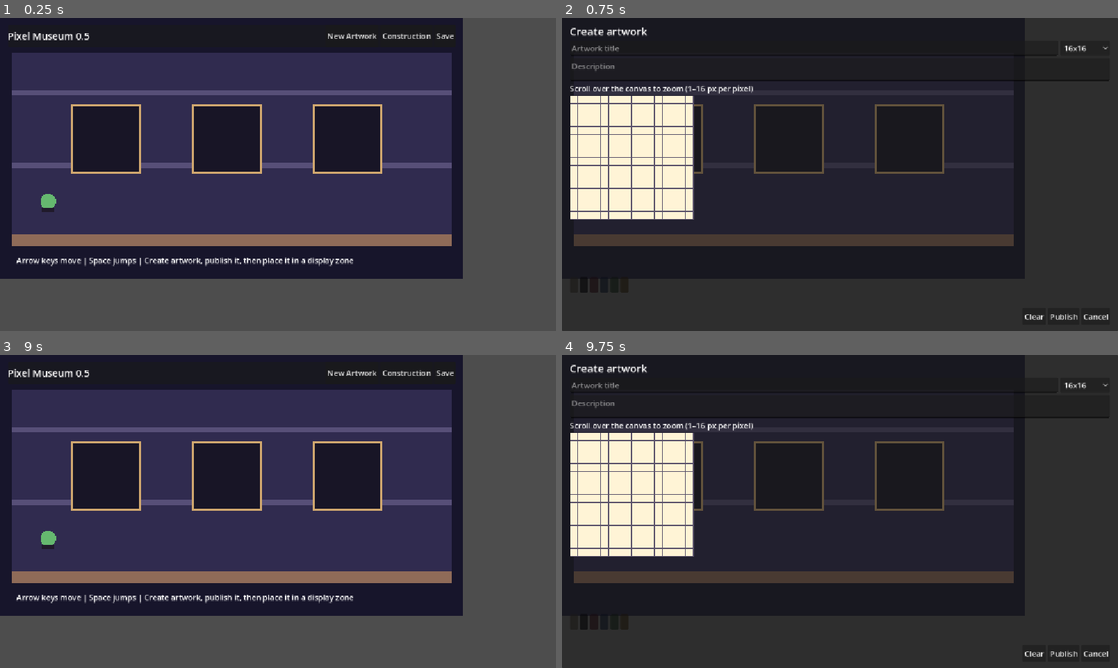
Above: before the commit, frames 1-4 (two rows, left to right).
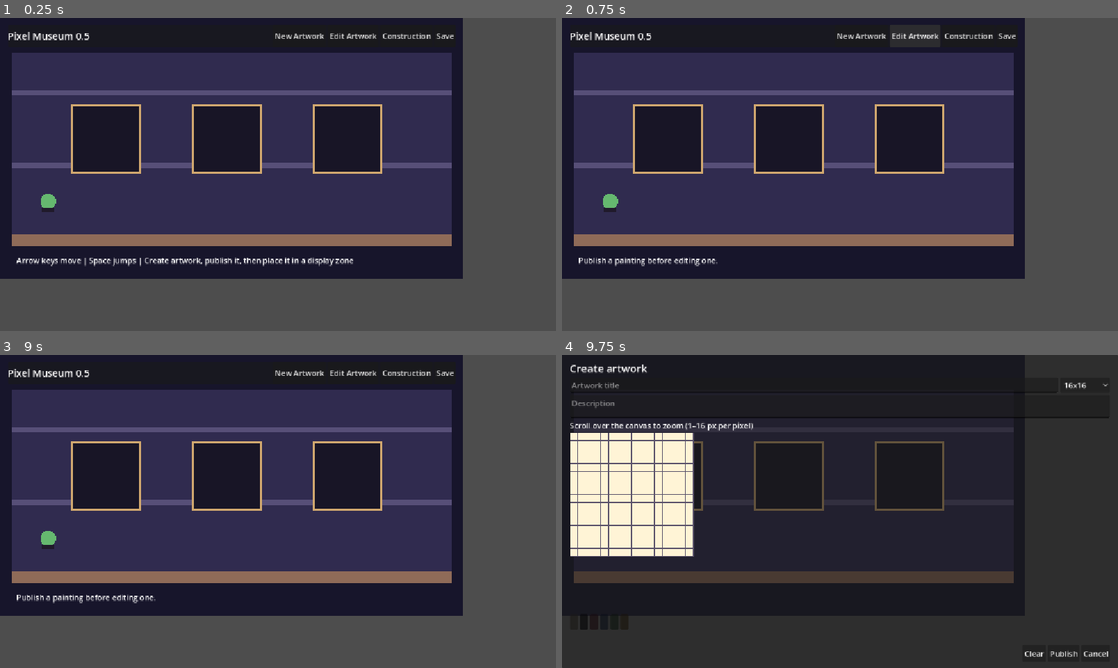
Above: after the commit, the same moments.

Repository: Yhtomitos/PixelMuseum
Game: Godot game, scene res://node_2d.tscn
Two runs of this game, one before a commit and one after it. Both use one fixed random seed, a clock stepped at 60 frames per second and the inputs below.
Inputs (mouse positions are in pixels of both pictures, inside the frame that each line leads up to):
- Up to frame 1 (0.25 s): no input
- Up to frame 2 (0.75 s): click (912, 36) at 0.5 s, where only the run after the commit has a clickable "Edit Artwork"
- Up to frame 3 (9 s): click (300, 373) at 1.25 s, where only the run after the commit has a clickable "New Artwork"; click "16x16" at 2 s; click (11, 621) at 2.77 s; click (22, 621) at 3.52 s; click (33, 621) at 4.27 s; click (44, 621) at 5.02 s; click (50, 621) at 5.77 s; click (61, 621) at 6.52 s; click "Clear" at 7.25 s; click "Publish" at 8 s; click "Cancel" at 8.75 s
- Up to frame 4 (9.75 s): click "New Artwork" at 9.5 s

The runs differ from the first frame. In frame 1, 0.1% of the frame differs, in the area x 49-65%, y 4-7%; in frame 2, 76%, in the area x 0-100%, y 0-100%; in frame 3, 1.0%; in frame 4, nothing differs.

Commit message:
Added a separate top-panel Edit Artwork option.
Opens the artwork gallery without requiring a frame click.
Frame clicks remain dedicated to placing or replacing paintings.
Standalone edit mode disables placement selection and highlights the Edit action.

Diff:
--- a/scripts/gallery_picker.gd
+++ b/scripts/gallery_picker.gd
@@ -26,7 +26,7 @@
 	var column := VBoxContainer.new()
 	margin.add_child(column)
 	var heading := Label.new()
-	heading.text = "Choose a painting for this frame"
+	heading.text = "Choose a painting for this frame" if not zone_id.is_empty() else "Edit your artworks"
 	heading.add_theme_font_size_override("font_size", 20)
 	column.add_child(heading)
 	var controls := HBoxContainer.new()
@@ -92,14 +92,15 @@
 		button.alignment = HORIZONTAL_ALIGNMENT_LEFT
 		button.size_flags_horizontal = Control.SIZE_EXPAND_FILL
 		button.text = "%s  |  %sx%s  |  %s" % [artwork.get("title", "Untitled"), artwork.get("width", 0), artwork.get("height", 0), artwork.get("published_at", "")]
-		button.disabled = AppState.is_artwork_displayed(String(artwork.get("id", "")))
+		button.disabled = zone_id.is_empty() or AppState.is_artwork_displayed(String(artwork.get("id", "")))
 		button.pressed.connect(_select_artwork.bind(String(artwork.get("id", ""))))
 		row.add_child(button)
-		var edit := Button.new()
-		edit.text = "Edit"
-		edit.tooltip_text = "Edit this player-created artwork"
-		edit.pressed.connect(_edit_artwork.bind(artwork))
-		row.add_child(edit)
+		if zone_id.is_empty():
+			var edit := Button.new()
+			edit.text = "Edit"
+			edit.tooltip_text = "Edit this player-created artwork"
+			edit.pressed.connect(_edit_artwork.bind(artwork))
+			row.add_child(edit)
 		list.add_child(row)
 
 func _artwork_texture(artwork: Dictionary) -> Texture2D:
--- a/scripts/museum_app.gd
+++ b/scripts/museum_app.gd
@@ -114,6 +114,10 @@
 	create.text = "New Artwork"
 	create.pressed.connect(_open_editor)
 	row.add_child(create)
+	var edit_artwork := Button.new()
+	edit_artwork.text = "Edit Artwork"
+	edit_artwork.pressed.connect(_open_artwork_library)
+	row.add_child(edit_artwork)
 	var build := Button.new()
 	build.text = "Construction"
 	build.pressed.connect(_toggle_construction)
@@ -170,6 +174,20 @@
 	gallery_picker.closed.connect(_close_gallery_picker)
 	add_child(gallery_picker)
 
+func _open_artwork_library() -> void:
+	if editor != null or gallery_picker != null:
+		return
+	if AppState.artworks.is_empty():
+		info_label.text = "Publish a painting before editing one."
+		return
+	gallery_zone_id = ""
+	gallery_picker = preload("res://scripts/gallery_picker.gd").new()
+	gallery_picker.position = Vector2(220, 56)
+	gallery_picker.setup("")
+	gallery_picker.artwork_edit_requested.connect(_on_gallery_artwork_edit)
+	gallery_picker.closed.connect(_close_gallery_picker)
+	add_child(gallery_picker)
+
 func _on_gallery_artwork_selected(artwork_id: String) -> void:
 	if AppState.place_artwork_in_zone(gallery_zone_id, artwork_id):
 		info_label.text = "Painting placed. Click any frame to choose or replace its painting."
